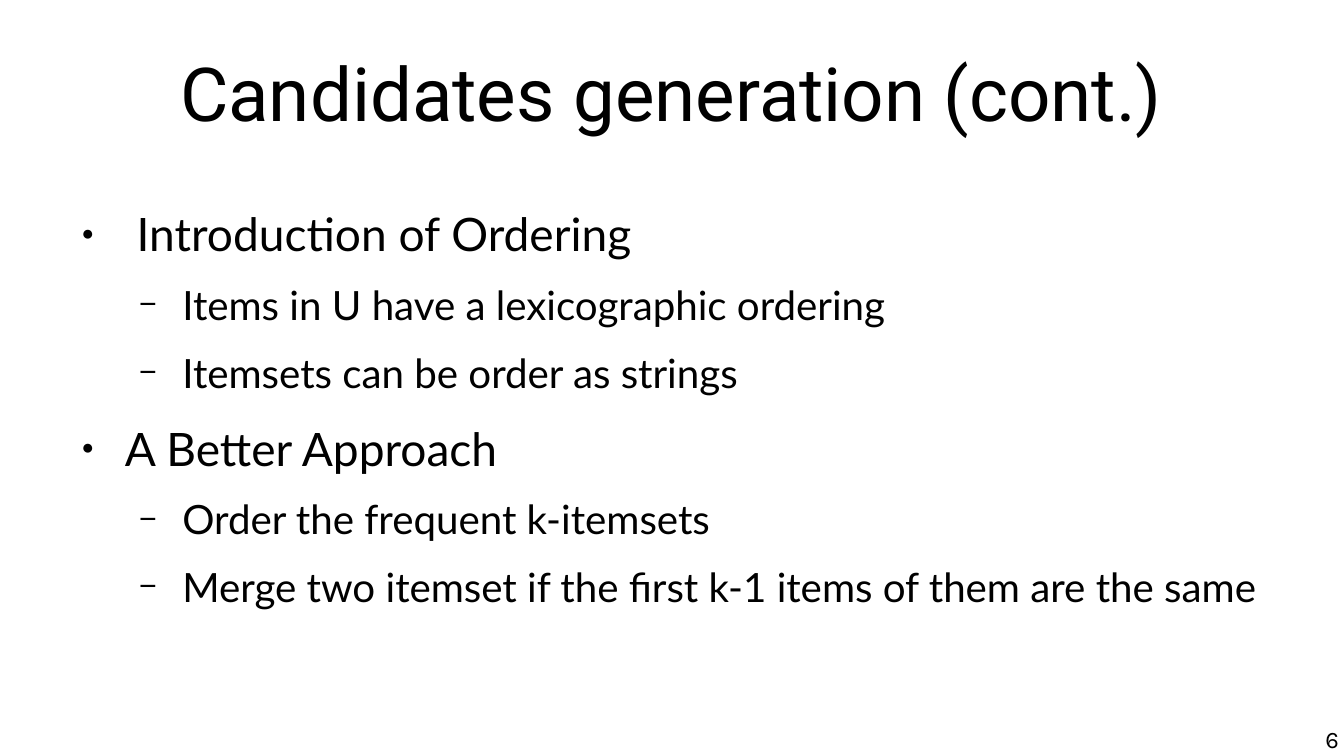
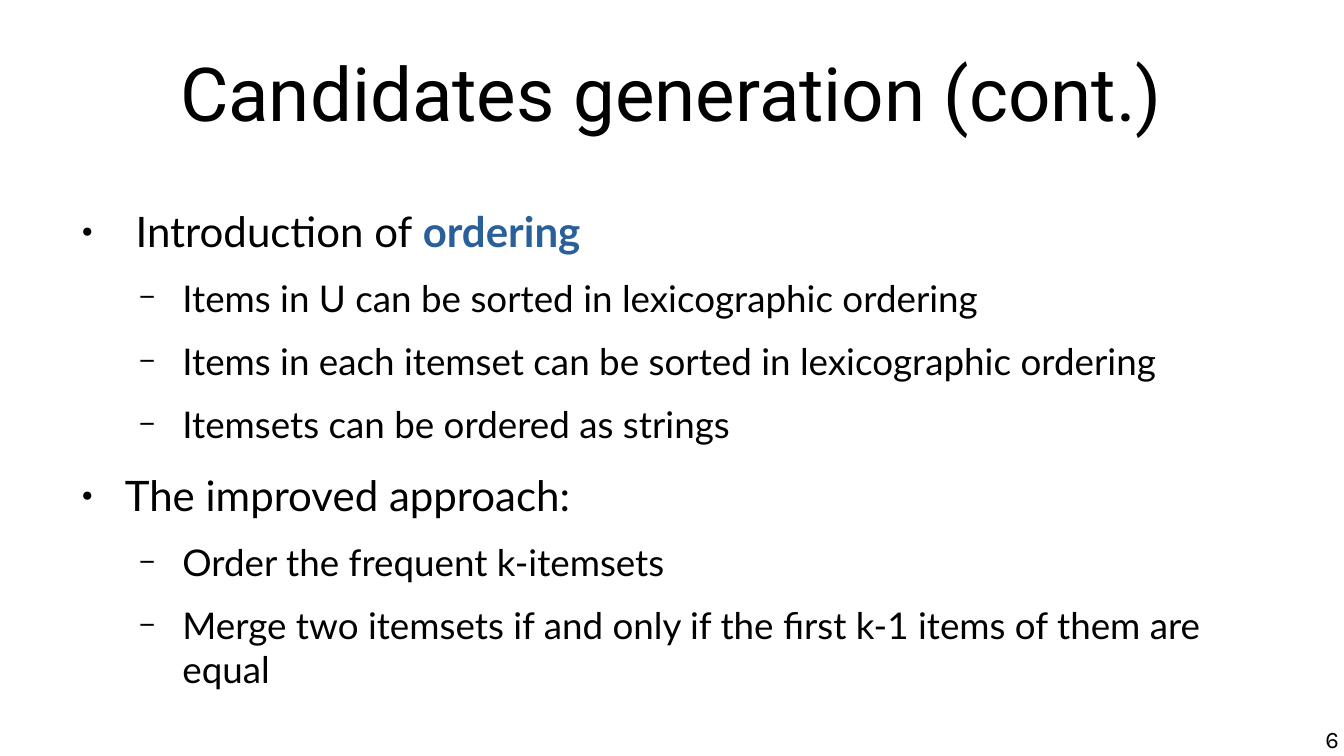
Before and after one commit to chatox/data-mining-course, a slide deck: slide 6 of theory/odp/tt14_improved_rules_mining.odp. Drawn at 1344x756 pixels with LibreOffice and Linux fonts; fonts in the diff are those of the drawing. Boxes give left, top, right and bottom in pixels: in the first picture for what was removed or moved away, otherwise in the second. Text is boxed around its words. In the diff, an @@ line names an element or a change of style, - is before the commit and + after.

```diff
--- a/theory/odp/tt14_improved_rules_mining.odp
+++ b/theory/odp/tt14_improved_rules_mining.odp
@@ text at (x1=125, y1=215, x2=1156, y2=519): text changed; size 23.8 to 21.7 pt @@
-● Introduction of Ordering
-  − Items in U have a lexicographic ordering
-  − Itemsets can be order as strings
-● A Better Approach
+● Introduction of ordering
+  − Items in U can be sorted in lexicographic ordering
+  − Items in each itemset can be sorted in lexicographic ordering
+  − Itemsets can be ordered as strings
+● The improved approach:
@@ text at (x1=182, y1=549, x2=664, y2=583): size 23.8 to 21.7 pt in "Order the frequent k-itemsets" @@
@@ text at (x1=182, y1=612, x2=1200, y2=690): text changed; size 23.8 to 21.7 pt @@
-  − Merge two itemset if the first k-1 items of them are the same
+  − Merge two itemsets if and only if the first k-1 items of them are equal
```
Also in this commit, not shown: 10 other slides changed, 2 slides added, 6 other files.
